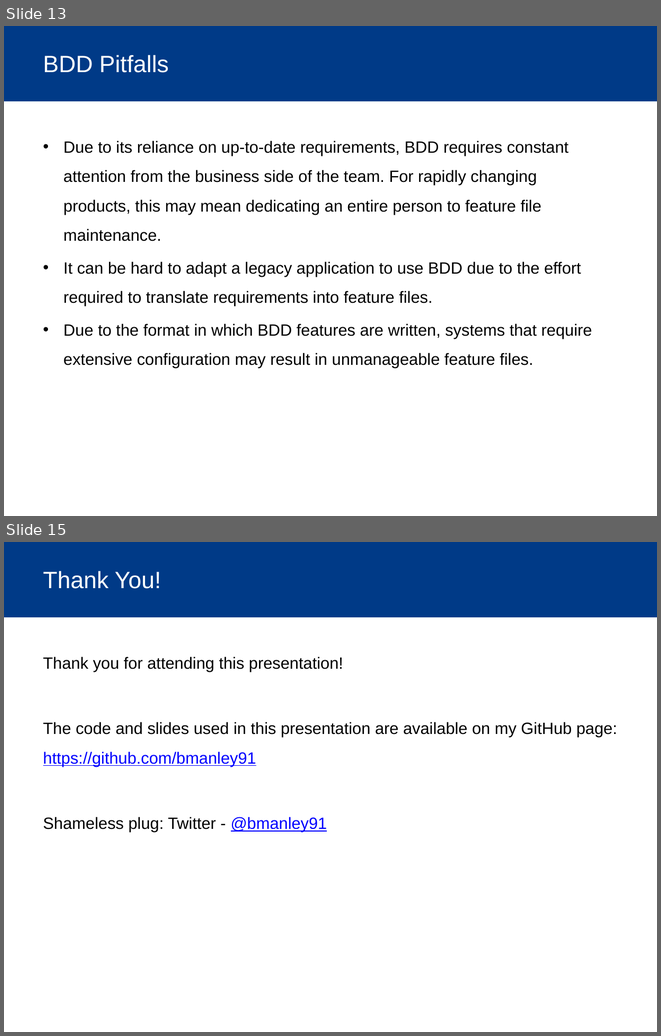
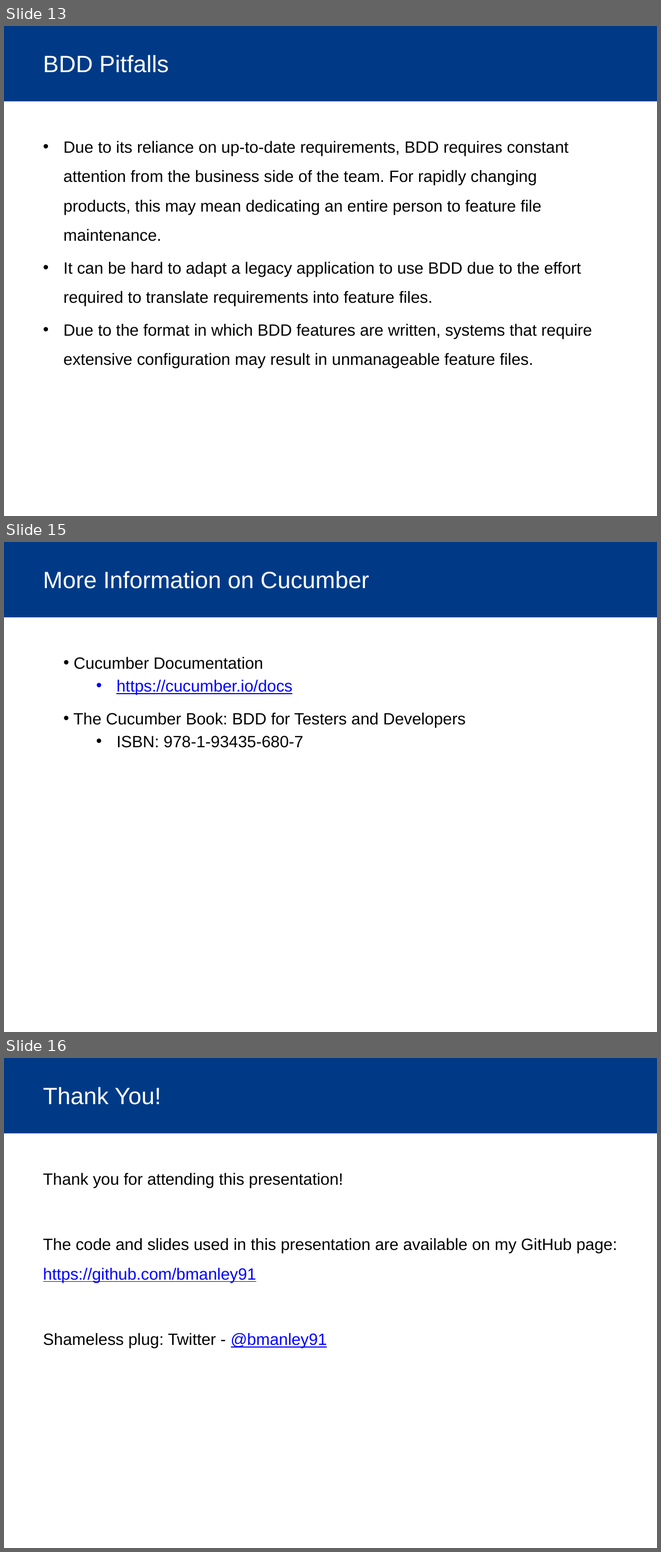
Before and after one commit to bmanley91/BDD-talk, a slide deck: BDD.pptx. Shown one above the other, each under a label of ours: slides 13 and 15 before the commit, slides 13, 15 and 16 after it; the slides between them are not shown. The pictures are 661x1036 and 661x1552 pixels, drawn with LibreOffice and Linux fonts; fonts in the diff are those of the drawing; background and template pictures are left out. Boxes give left, top, right and bottom in pixels: in the first picture for what was removed or moved away, otherwise in the second. Text is boxed around its words. In the diff, an @@ line names an element or a change of style, - is before the commit and + after.

Commit message:
Added 'More Info on Cucumber' slide.

```diff
--- a/BDD.pptx
+++ b/BDD.pptx
@@ slide 15 added at box(4, 542, 657, 1032), background #FFFFFF; not listed: 1 template element that a slide beside it also shows @@
@@ title added at box(43, 571, 369, 589), 26 pt, text #FFFFFF @@
+More Information on Cucumber
@@ text added at box(73, 656, 466, 748), 18 pt, text #000000 @@
+• Cucumber Documentation
+  • https://cucumber.io/docs
+• The Cucumber Book: BDD for Testers and Developers
+  • ISBN: 978-1-93435-680-7
@@ what was slide 15 is now slide 16 @@
```
Also in this commit, not shown: 1 slide changed.
